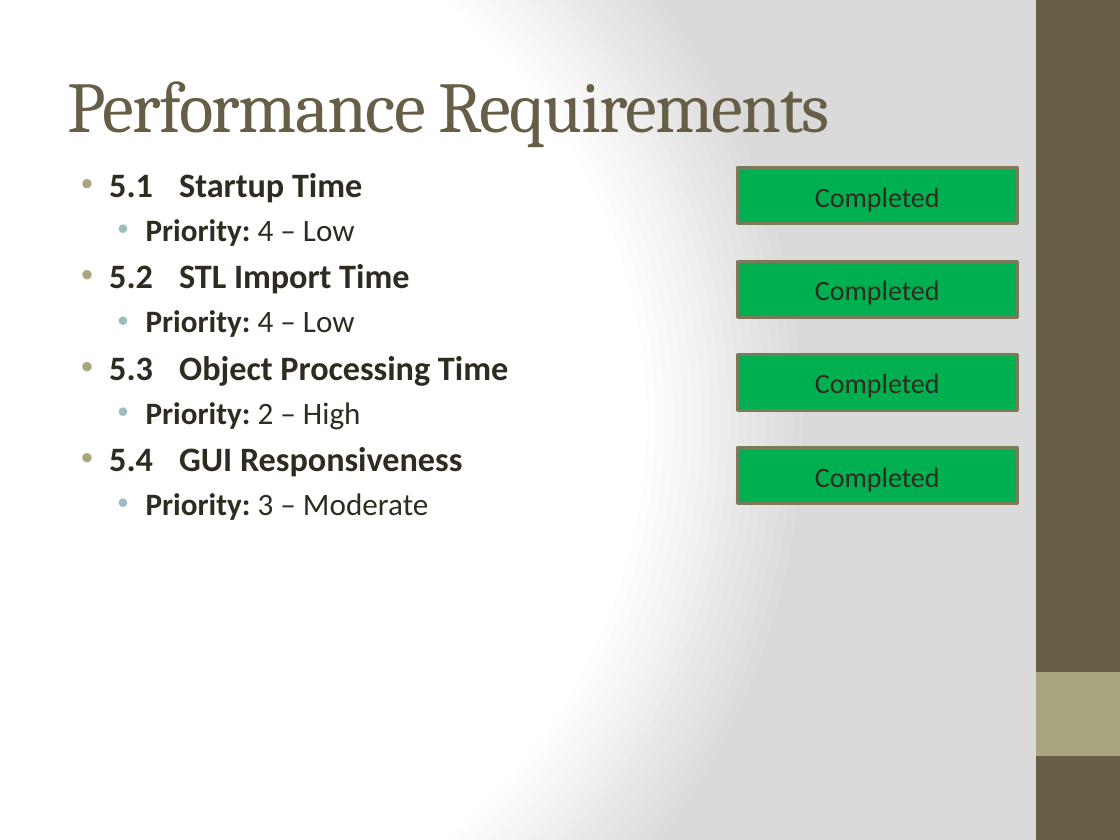
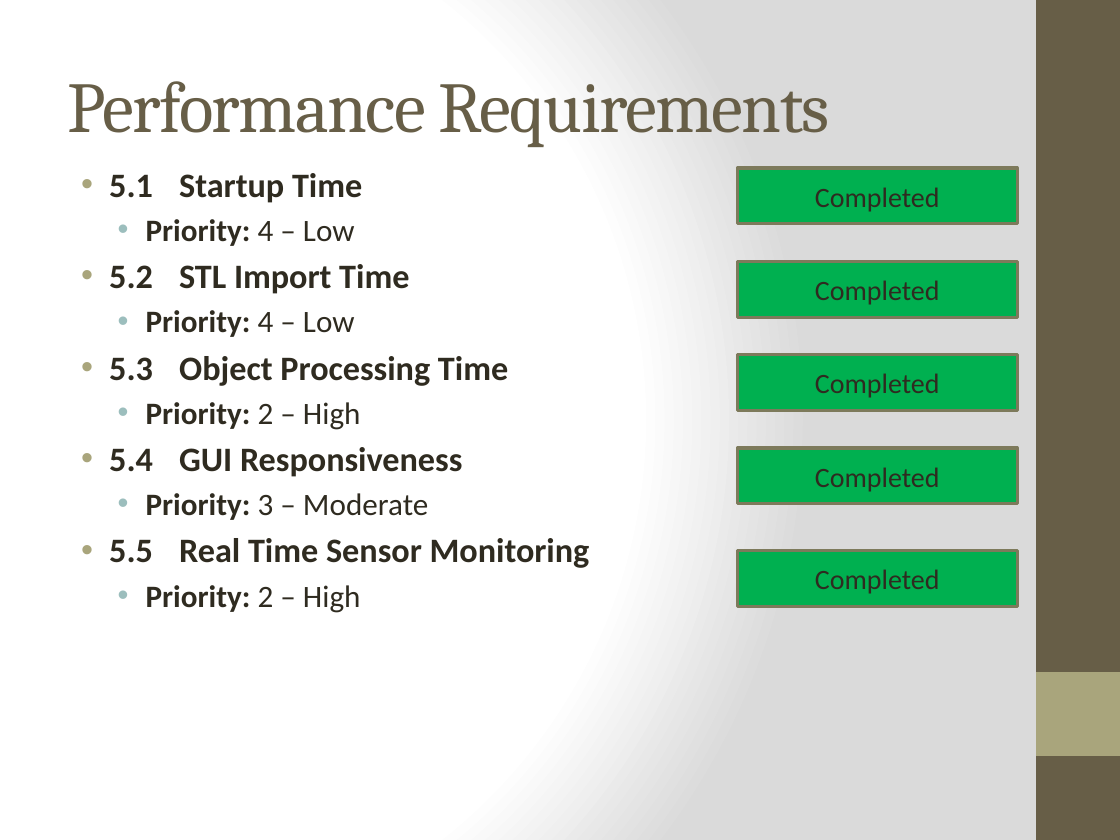
Before and after one commit to qpHalcy0n/SRDesign, a slide deck: slide 9 of Final Presentation/Ink3d Final Presentation.pptx (slide 10 before the commit). Drawn at 1120x840 pixels with LibreOffice and Linux fonts; fonts in the diff are those of the drawing. Boxes give left, top, right and bottom in pixels: in the first picture for what was removed or moved away, otherwise in the second. Text is boxed around its words. In the diff, an @@ line names an element or a change of style, - is before the commit and + after.

```diff
--- a/Final Presentation/Ink3d Final Presentation.pptx
+++ b/Final Presentation/Ink3d Final Presentation.pptx
@@ text at [109, 538, 590, 613]: paragraphs added @@
+• 5.5 Real Time Sensor Monitoring
+  • Priority: 2 – High
@@ rectangle added at [737, 551, 1017, 607], fill #00B050, outline #7D7A5C 2 pt, 18 pt, text #2F2B20 @@
+Completed
```
Also in this commit, not shown: 3 other slides changed, 1 slide added, 7 slides removed, 1 other file.
